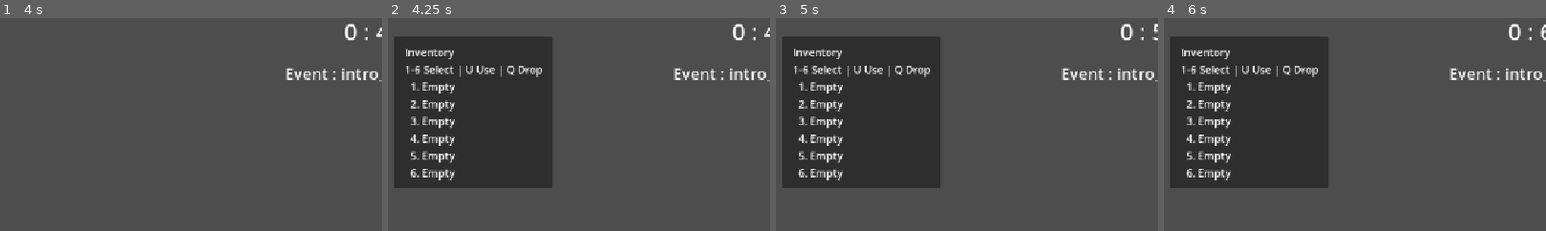
Above: before the commit, frames 1-4 (left to right).
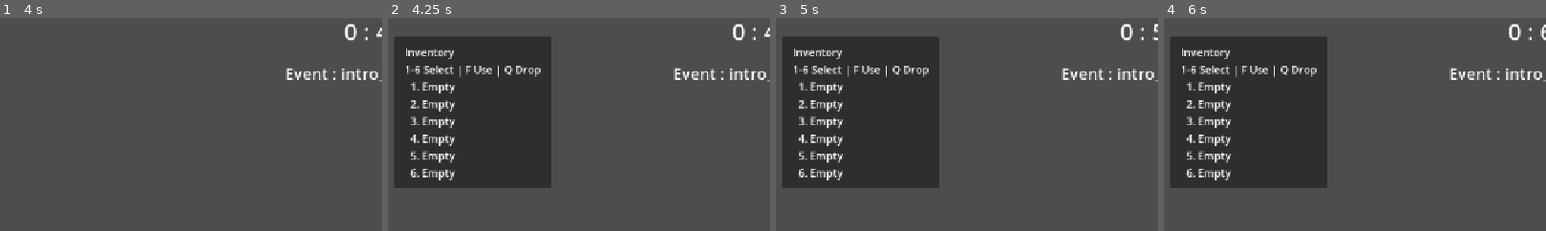
Above: after the commit, the same moments.

Repository: GameDevProjectGE362785/Banjong-GameHorror-Using-Voice-Commands-for-In-Game-Character-Control
Game: Godot game, scene res://Test/Test.tscn
Same seed, same stepped clock (60 frames per second), same inputs: the game is played once before the commit and once after it.
Inputs (mouse positions are % of the whole screen's width and height, from its top left):
- Up to frame 1 (4 s): tap Enter (ui_accept) at 0.5, 0.77, 1.52, 2, 2.75, 3.02, 3.5, 3.77 s; move the mouse to (55, 49) at 0.52 s; hold Up (ui_up) from 0.53 s (still down); tap F (PickUp) at 0.6, 1.55, 2.1, 3.05 s; tap U (use_item, bound only before the commit) at 0.8, 1.35, 2.3, 3.8 s; move the mouse to (45, 50) at 1.27 s; move the mouse to (52, 48) at 2.02 s; move the mouse to (49, 51) at 2.77 s; tap Q (drop_item) at 2.85 s; move the mouse to (57, 51) at 3.52 s; tap G (flashlight) at 3.6 s
- Up to frame 2 (4.25 s): keep holding Up (ui_up); tap E (inventory) at 4.15 s
- Up to frame 3 (5 s): keep holding Up (ui_up); move the mouse to (42, 48) at 4.27 s; tap U (use_item, bound only before the commit) at 4.35 s; tap Enter (ui_accept) at 4.52 s; tap F (PickUp) at 4.55 s
- Up to frame 4 (6 s): tap Enter (ui_accept) at 5, 5.75 s; move the mouse to (51, 50) at 5.02 s; tap 1 at 5.1 s; tap U (use_item, bound only before the commit) at 5.3 s; move the mouse to (46, 48) at 5.77 s; release Up (ui_up) at 5.78 s; hold Right (ui_right) from 5.78 s (still down); tap 6 at 5.85 s
The pictures show only the part of the screen within x 2-52%, y 0-50%; the shares and areas given below are measured in that part.

Frame 1 is identical in both runs. In frame 2, 0.7% of the frame differs, in the area x 20-43%, y 8-80%; in frame 3, 0.7%; in frame 4, 0.7%.

Commit message:
แก้ปุ่มเก็บของ+ใช้เป็นF

Diff:
--- a/game-project-ge/UI/camera_view.gd
+++ b/game-project-ge/UI/camera_view.gd
@@ -28,7 +28,7 @@
 		if index == selected_index:
 			marker = "> "
 		lines.append("%s%d. %s" % [marker, slot_number, slot_text])
-	inventory_label.text = "Inventory\n1-6 Select | U Use | Q Drop\n" + "\n".join(lines)
+	inventory_label.text = "Inventory\n1-6 Select | F Use | Q Drop\n" + "\n".join(lines)
 
 func toggle_inventory() -> void:
 	inventory_panel.visible = not inventory_panel.visible
--- a/game-project-ge/player/player.gd
+++ b/game-project-ge/player/player.gd
@@ -64,8 +64,8 @@
 		flashLightFunction()
 	if Input.is_action_just_pressed("inventory"):
 		UI.toggle_inventory()
-	if Input.is_action_just_pressed("use_item"):
-		use_selected_item()
+	if Input.is_action_just_pressed("PickUp"):
+		use_pickup_or_item()
 	if Input.is_action_just_pressed("drop_item"):
 		drop_selected_item()
 
@@ -77,8 +77,6 @@
 			if inventory.size() < INVENTORY_SIZE:
 				UI.TextChanger(item.getInteractive())
 				UI.setCollition(true)
-				if Input.is_action_just_pressed("PickUp"):
-					pickup(item)
 			else:
 				UI.TextChanger("Inventory Full")
 				UI.setCollition(true)
@@ -86,6 +84,22 @@
 			UI.setCollition(false)
 	else:
 		UI.setCollition(false)
+
+func use_pickup_or_item() -> void:
+	if not raycast.is_colliding():
+		UI.TextChanger("Aim At An Object")
+		UI.setCollition(true)
+		return
+
+	var target = raycast.get_collider()
+	if target is itemClass:
+		if inventory.size() >= INVENTORY_SIZE:
+			UI.TextChanger("Inventory Full")
+			UI.setCollition(true)
+			return
+		pickup(target)
+	else:
+		use_selected_item()
 
 func pickup(item: itemClass) -> void:
 	if inventory.size() >= INVENTORY_SIZE or not is_instance_valid(item):
--- a/game-project-ge/project.godot
+++ b/game-project-ge/project.godot
@@ -84,11 +84,6 @@
 "events": [Object(InputEventKey,"resource_local_to_scene":false,"resource_name":"","device":-1,"window_id":0,"alt_press …(192 unchanged characters)…
 ]
 }
-use_item={
-"deadzone": 0.2,
-"events": [Object(InputEventKey,"resource_local_to_scene":false,"resource_name":"","device":-1,"window_id":0,"alt_pressed":false,"shift_pressed":false,"ctrl_pressed":false,"meta_pressed":false,"pressed":false,"keycode":0,"physical_keycode":85,"key_label":0,"unicode":117,"location":0,"echo":false,"script":null)
-]
-}
 drop_item={
 "deadzone": 0.2,
 "events": [Object(InputEventKey,"resource_local_to_scene":false,"resource_name":"","device":-1,"window_id":0,"alt_press …(192 unchanged characters)…
